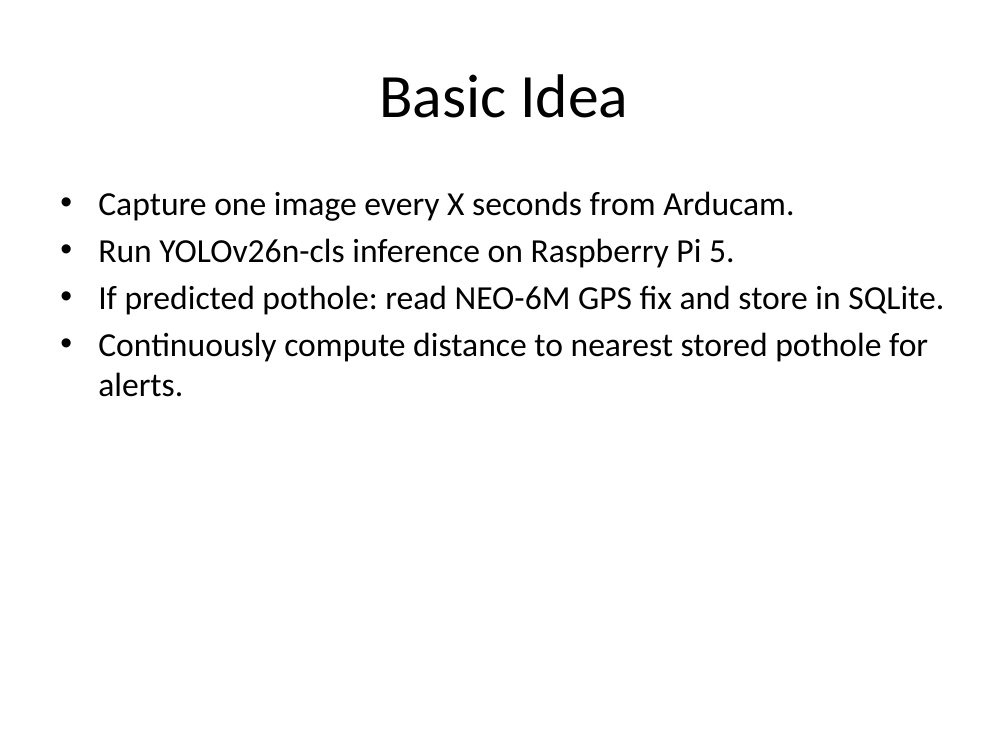
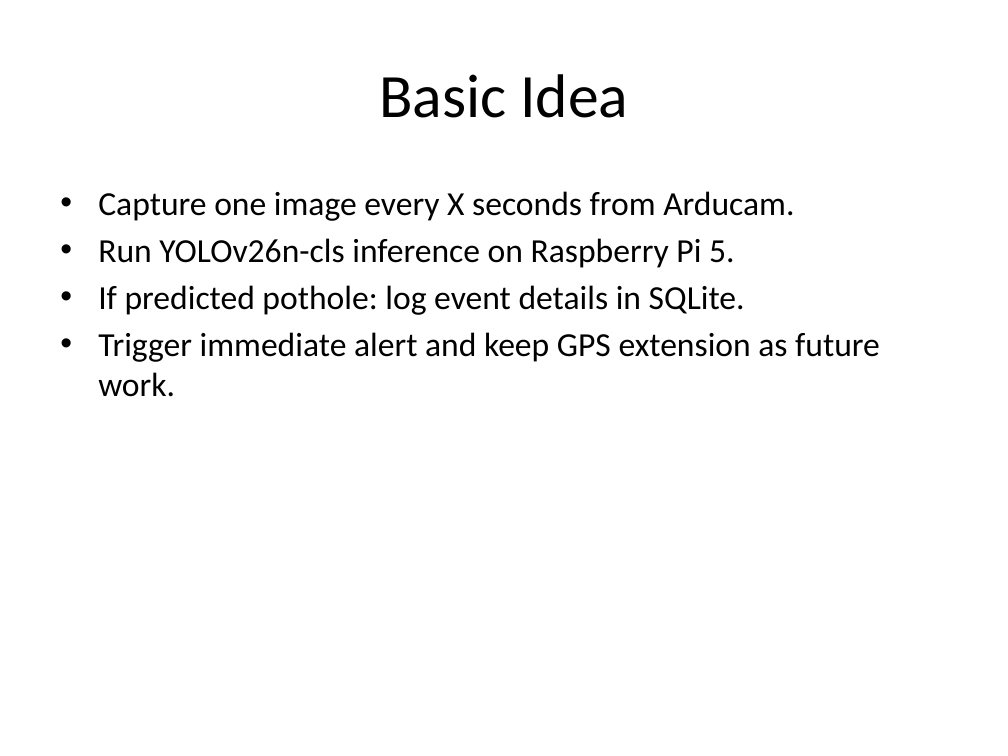
Before and after one commit to Josh7511/pothole-detection, a slide deck: slide 4 of Pothole_Detection_Presentation.pptx. Drawn at 1008x756 pixels with LibreOffice and Linux fonts; fonts in the diff are those of the drawing. Boxes give left, top, right and bottom in pixels: in the first picture for what was removed or moved away, otherwise in the second. Text is boxed around its words. In the diff, an @@ line names an element or a change of style, - is before the commit and + after.

```diff
--- a/Pothole_Detection_Presentation.pptx
+++ b/Pothole_Detection_Presentation.pptx
@@ text at (98, 285, 880, 397): text changed @@
-• If predicted pothole: read NEO-6M GPS fix and store in SQLite.
-• Continuously compute distance to nearest stored pothole for alerts.
+• If predicted pothole: log event details in SQLite.
+• Trigger immediate alert and keep GPS extension as future work.
```
Also in this commit, not shown: 7 other slides changed, 5 other files.
